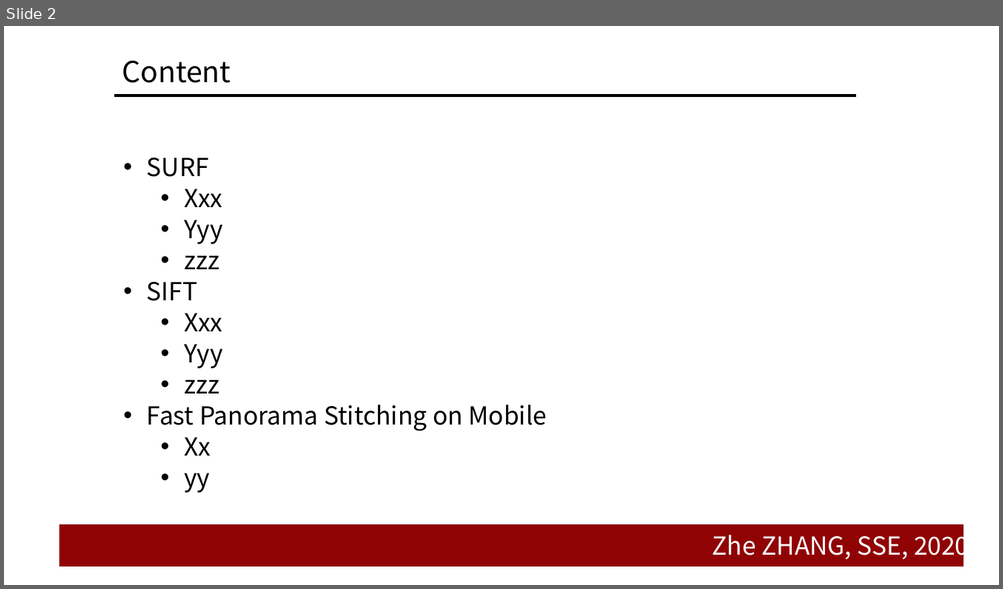
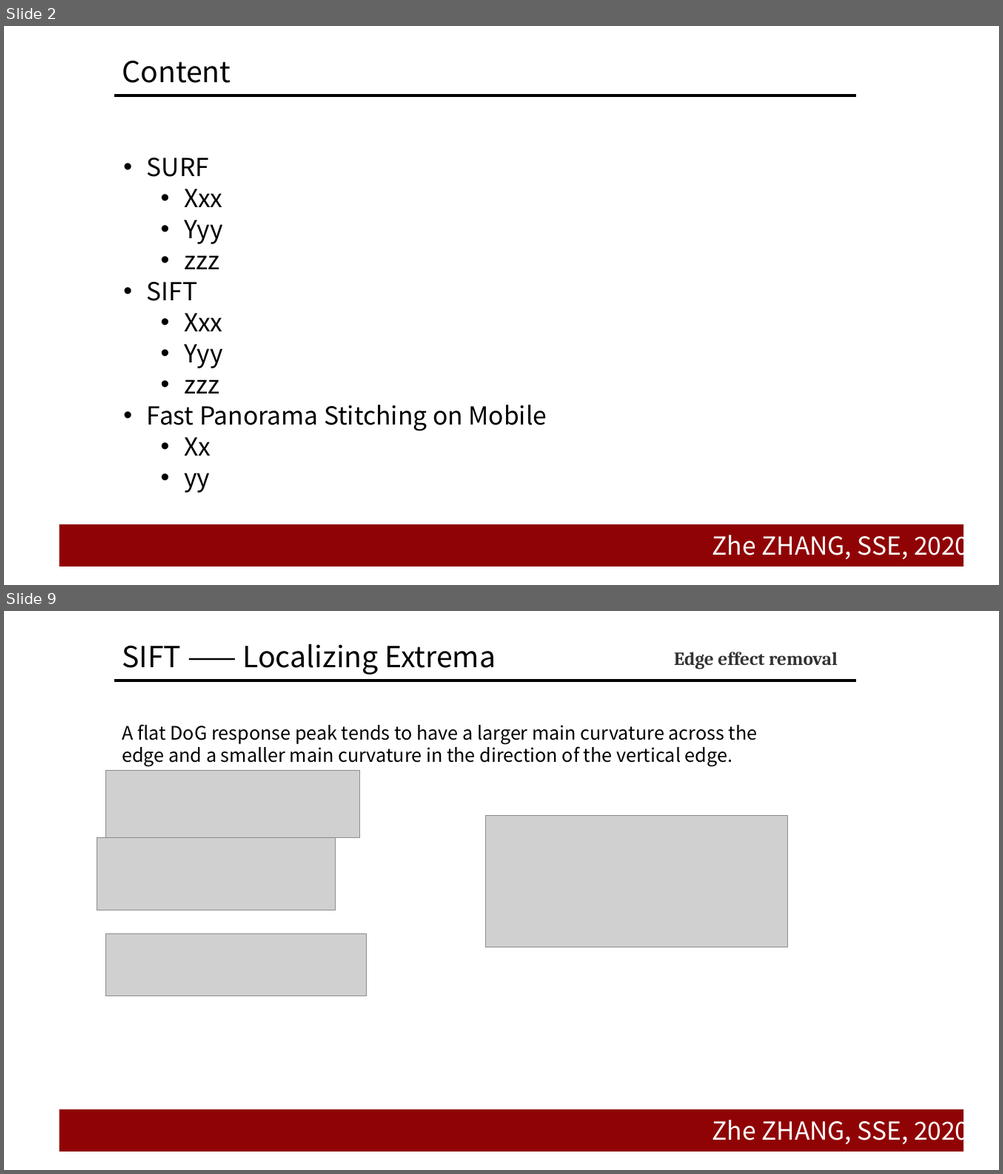
Before and after one commit to doubleZ0108/Panorama-Stitching, a slide deck: Panorama-Stitching-base-on-SIFT/pre/SIFT.pptx. Shown one above the other, each under a label of ours: slide 2 before the commit, slides 2 and 9 after it; the slides between them are not shown. The pictures are 1003x589 and 1003x1174 pixels, drawn with LibreOffice and Linux fonts; fonts in the diff are those of the drawing; grey boxes stand for pictures; background and template pictures are left out. Boxes give left, top, right and bottom in pixels: in the first picture for what was removed or moved away, otherwise in the second. Text is boxed around its words. In the diff, an @@ line names an element or a change of style, - is before the commit and + after.

```diff
--- a/Panorama-Stitching-base-on-SIFT/pre/SIFT.pptx
+++ b/Panorama-Stitching-base-on-SIFT/pre/SIFT.pptx
@@ slide 9 added at [4,611,999,1170], background #FFFFFF; not listed: 3 template elements that a slide beside it also shows @@
@@ title added at [122,644,496,675], 28 pt, text #000000 @@
+SIFT —— Localizing Extrema
@@ text added at [674,652,837,669], 18 pt, text #333333, bold @@
+Edge effect removal
@@ text added at [122,724,757,766], 18 pt, text #000000 @@
+A flat DoG response peak tends to have a larger main curvature across the edge and a smaller main curvature in the direction of the vertical edge.
@@ picture added at [106,771,360,838] @@
@@ picture added at [485,816,788,948] @@
@@ picture added at [96,838,335,911] @@
@@ picture added at [106,934,367,996] @@
```
Also in this commit, not shown: 9 other slides added, 9 slides removed.
